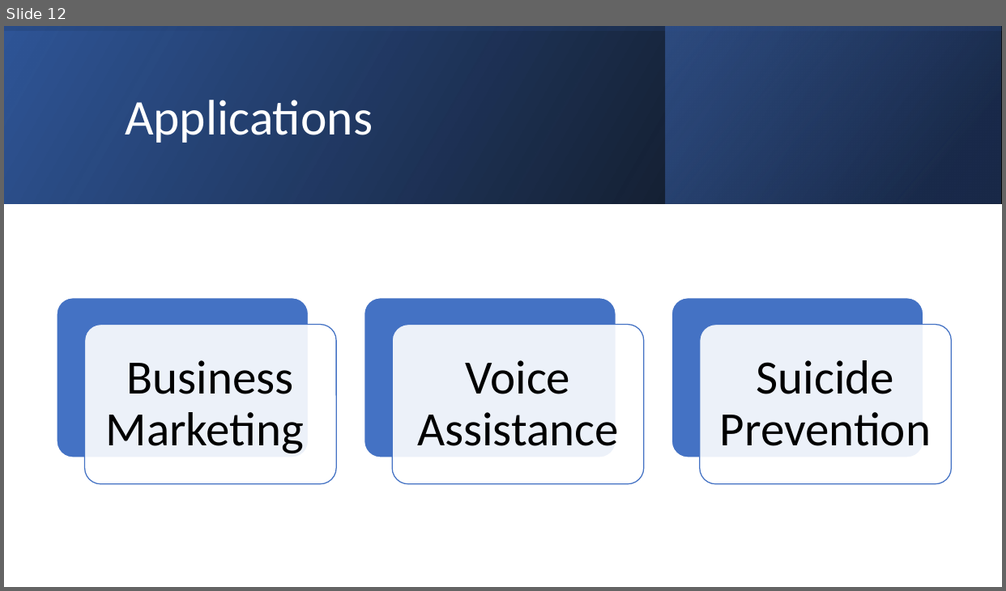
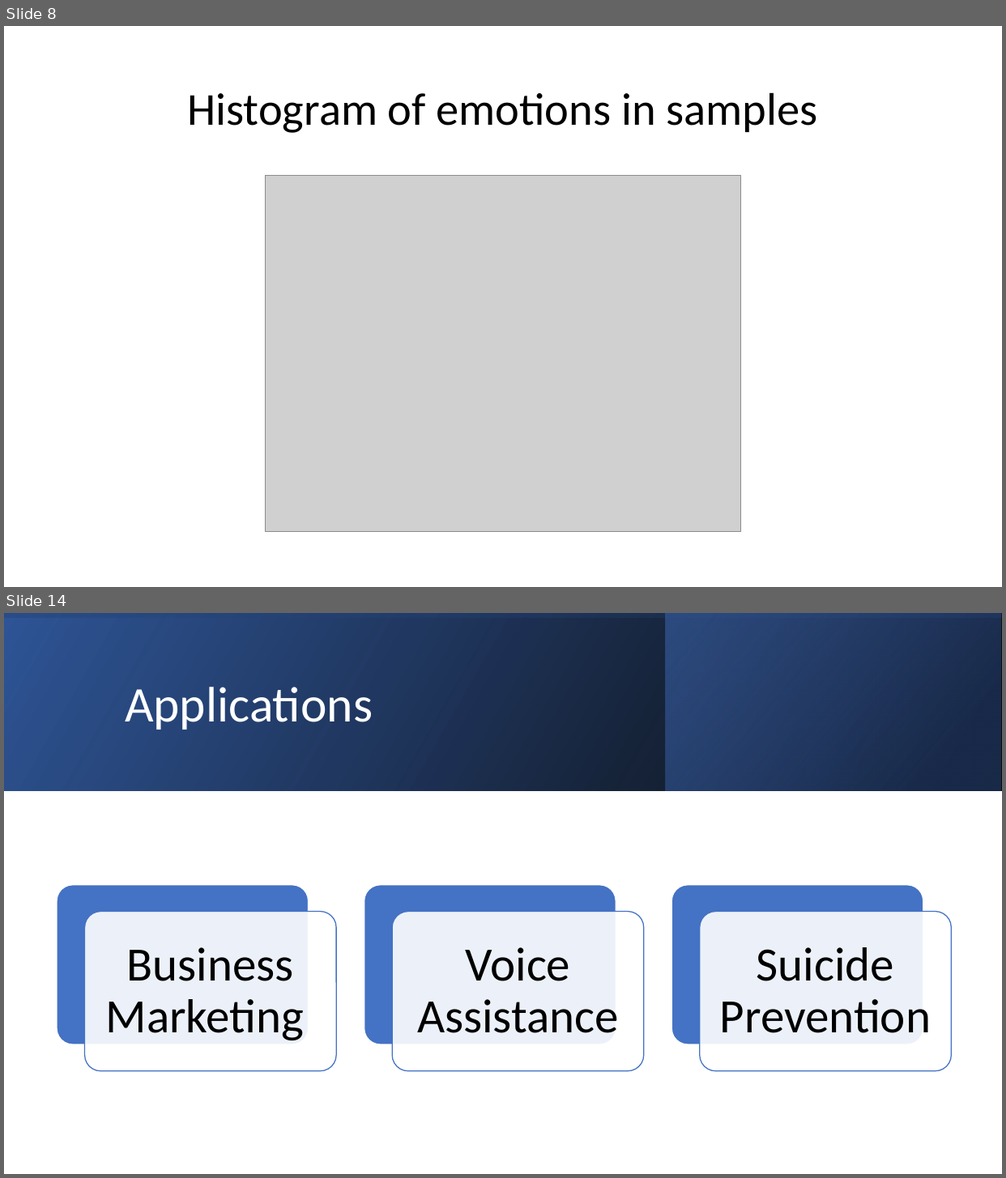
Before and after one commit to AprilHolmes7825/credit_card_fraud_project, a slide deck: Project4.pptx. Shown one above the other, each under a label of ours: slide 12 before the commit, slides 8 and 14 after it; the slides between them are not shown. The pictures are 1006x591 and 1006x1178 pixels, drawn with LibreOffice and Linux fonts; fonts in the diff are those of the drawing; grey boxes stand for pictures. Boxes give left, top, right and bottom in pixels: in the first picture for what was removed or moved away, otherwise in the second. Text is boxed around its words. In the diff, an @@ line names an element or a change of style, - is before the commit and + after.

```diff
--- a/Project4.pptx
+++ b/Project4.pptx
@@ slide 8 added at (x1=4, y1=26, x2=1002, y2=587), background #FFFFFF @@
@@ title added at (x1=187, y1=92, x2=818, y2=133), 44 pt, text #000000 @@
+Histogram of emotions in samples
@@ picture added at (x1=266, y1=176, x2=740, y2=532) @@
@@ what was slide 12 is now slide 14 @@
```
Also in this commit, not shown: 6 other slides added, 5 slides removed.
